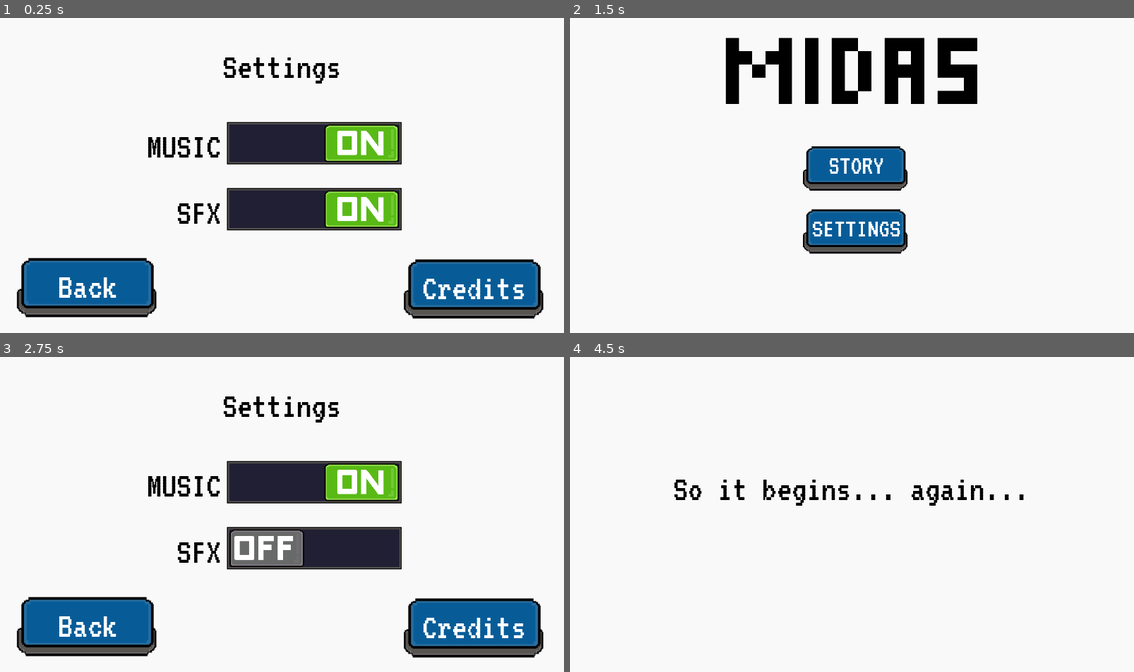
Above: before the commit, frames 1-4 (two rows, left to right).
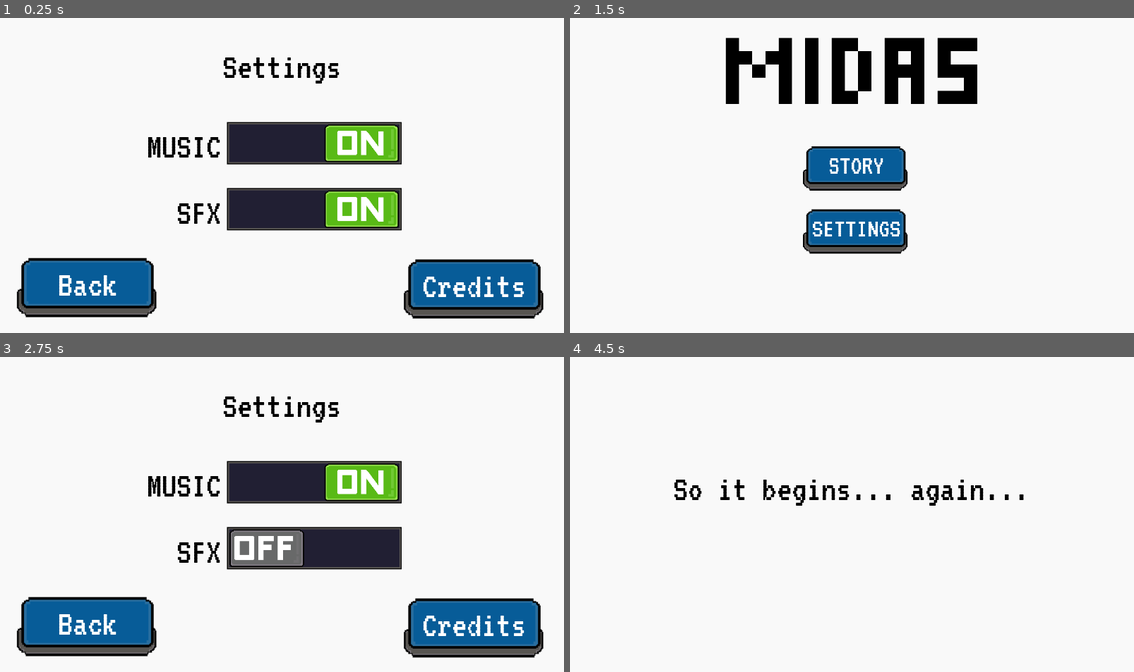
Above: after the commit, the same moments.

Repository: meburns/midas
Game: Godot game, scene res://src/Settings.tscn
Same seed, same stepped clock (60 frames per second), same inputs: the game is played once before the commit and once after it. This scene is started directly instead of the project's main scene.
Inputs:
- Up to frame 1 (0.25 s): no input
- Up to frame 2 (1.5 s): click "SFX" at 0.5 s; click "Back" at 1.25 s
- Up to frame 3 (2.75 s): click "SETTINGS" at 2 s
- Up to frame 4 (4.5 s): click "Credits" at 2.75 s; click "Back" at 3.5 s; click "STORY" at 4.25 s

The runs differ from the first frame. In frame 1, 0.7% of the frame differs, in the area x 10-93%, y 81-90%; in frame 2, nothing differs; in frame 3, 0.7%; in frame 4, nothing differs.

Commit message:
Tweak settings button label position

Diff:
--- a/src/Settings.tscn
+++ b/src/Settings.tscn
@@ -14,24 +14,24 @@
 [sub_resource type="AtlasTexture" id=2]
 flags = 4
 atlas = ExtResource( 4 )
-region = Rect2( 200, 0, 200, 100 )
+region = Rect2( 0, 0, 200, 100 )
 
 [sub_resource type="AtlasTexture" id=3]
 flags = 4
 atlas = ExtResource( 4 )
-region = Rect2( 0, 0, 200, 100 )
+region = Rect2( 200, 0, 200, 100 )
 
 [sub_resource type="SpriteFrames" id=4]
 animations = [ {
-"frames": [ SubResource( 1 ), SubResource( 2 ) ],
+"frames": [ SubResource( 1 ) ],
+"loop": true,
+"name": "idle",
+"speed": 5.0
+}, {
+"frames": [ SubResource( 2 ), SubResource( 3 ) ],
 "loop": false,
 "name": "press",
 "speed": 24.0
-}, {
-"frames": [ SubResource( 3 ) ],
-"loop": true,
-"name": "idle",
-"speed": 5.0
 } ]
 
 [sub_resource type="AtlasTexture" id=5]
@@ -94,8 +94,9 @@
 animation = "press"
 
 [node name="Label" type="Label" parent="CreditsButton"]
+margin_top = -5.0
 margin_right = 400.0
-margin_bottom = 200.0
+margin_bottom = 195.0
 custom_fonts/font = ExtResource( 3 )
 text = "Credits"
 align = 1
@@ -120,8 +121,9 @@
 animation = "press"
 
 [node name="Label" type="Label" parent="BackButton"]
+margin_top = -5.0
 margin_right = 400.0
-margin_bottom = 200.0
+margin_bottom = 195.0
 custom_fonts/font = ExtResource( 3 )
 text = "Back"
 align = 1
